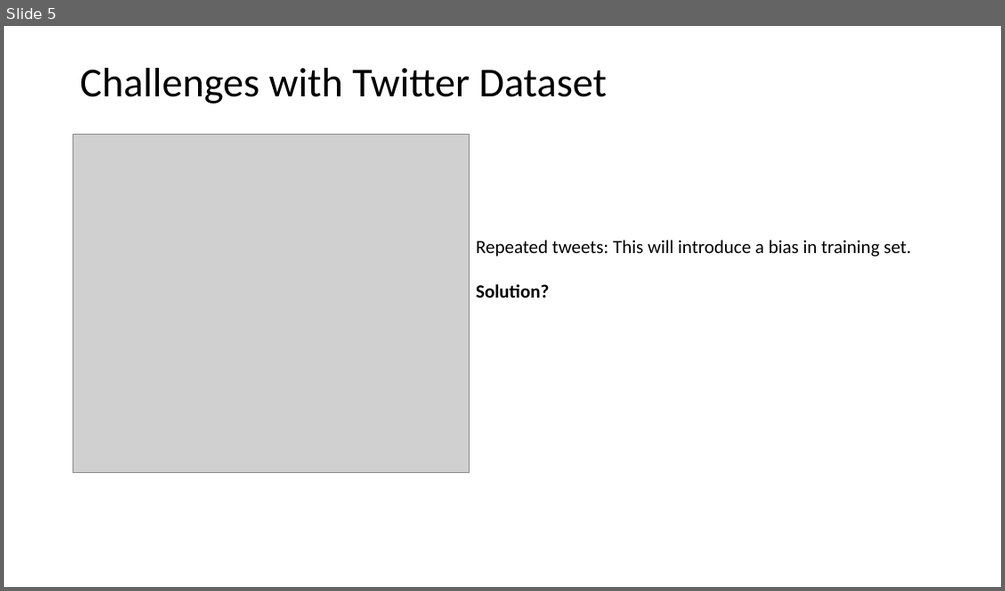
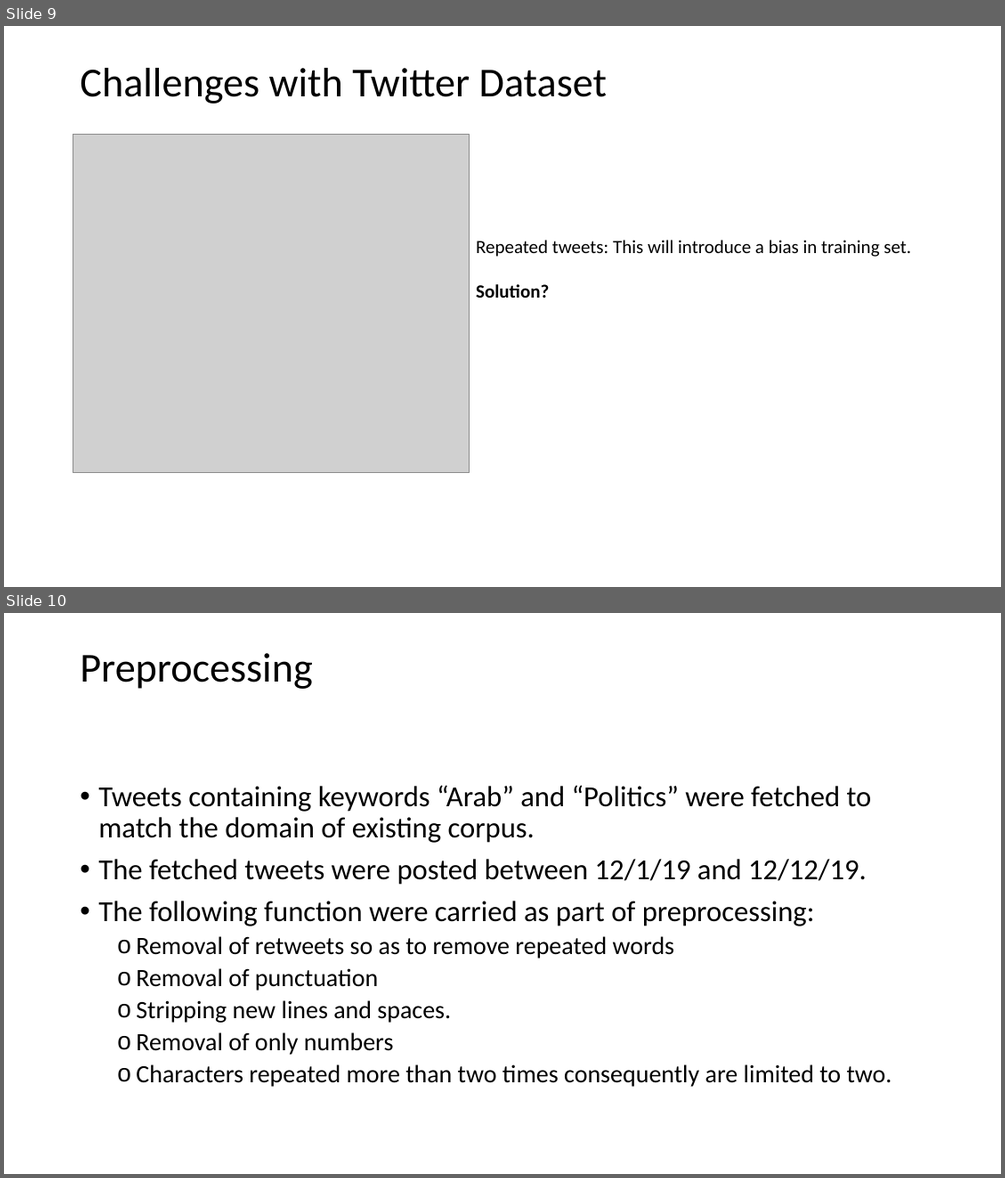
Before and after one commit to vivek18394/3rabizi-language-detection, a slide deck: Presentation/Arabizi Detection.pptx. Shown one above the other, each under a label of ours: slide 5 before the commit, slides 9 and 10 after it. The pictures are 1005x591 and 1005x1178 pixels, drawn with LibreOffice and Linux fonts; fonts in the diff are those of the drawing; grey boxes stand for pictures. Boxes give left, top, right and bottom in pixels: in the first picture for what was removed or moved away, otherwise in the second. Text is boxed around its words. In the diff, an @@ line names an element or a change of style, - is before the commit and + after.

```diff
--- a/Presentation/Arabizi Detection.pptx
+++ b/Presentation/Arabizi Detection.pptx
@@ slide 10 added at bbox=[4, 613, 1001, 1174], background #FFFFFF @@
@@ title added at bbox=[80, 653, 312, 689], 39.6 pt, text #000000 @@
+Preprocessing
@@ text added at bbox=[98, 785, 892, 1086], 28 pt, text #000000 @@
+• Tweets containing keywords “Arab” and “Politics” were fetched to match the domain of existing corpus.
+• The fetched tweets were posted between 12/1/19 and 12/12/19.
+• The following function were carried as part of preprocessing:
+  o Removal of retweets so as to remove repeated words
+  o Removal of punctuation
+  o Stripping new lines and spaces.
+  o Removal of only numbers
+  o Characters repeated more than two times consequently are limited to two.
@@ what was slide 5 is now slide 9 @@
```
Also in this commit, not shown: 2 slides changed, 10 other slides added, 1 slide removed.
